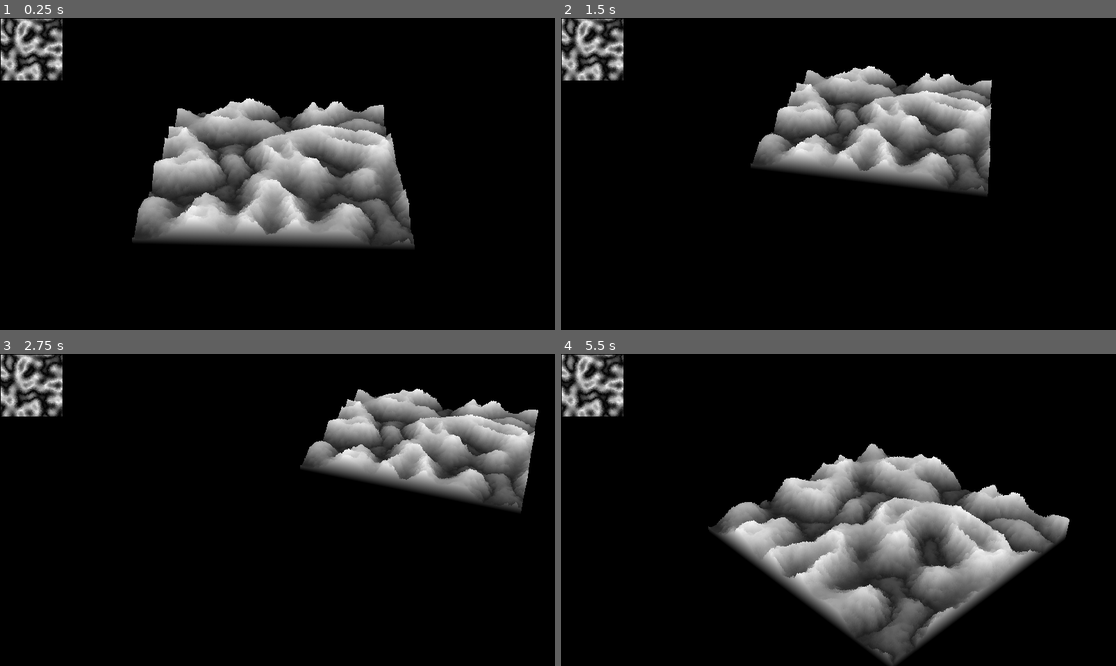
Above: before the commit, frames 1-4 (two rows, left to right).
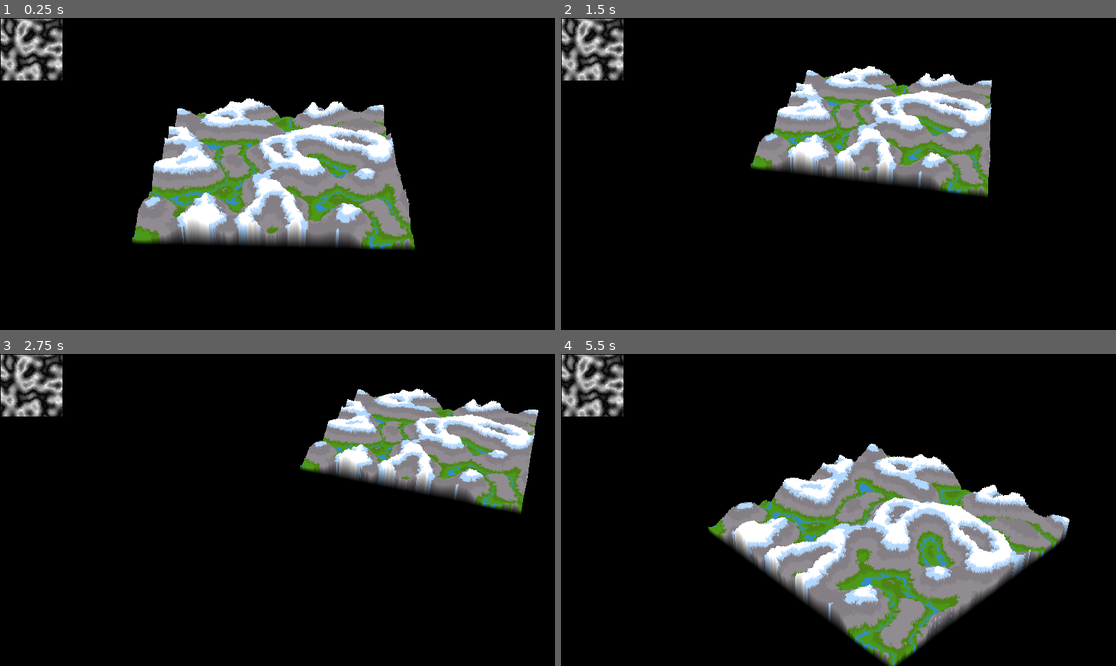
Above: after the commit, the same moments.

Repository: j7ysan/GodotTerrainMap
Game: Godot game, scene res://world.tscn
Two runs of this game, one before a commit and one after it. Both use one fixed random seed, a clock stepped at 60 frames per second and the inputs below.
Inputs (mouse positions are in pixels of both pictures, inside the frame that each line leads up to):
- Up to frame 1 (0.25 s): no input
- Up to frame 2 (1.5 s): move the mouse to (960, 158) at 0.52 s; hold D (right) 0.53-1.28 s; click (960, 158) at 0.67 s; move the mouse to (727, 189) at 1.27 s; hold S (down) from 1.28 s (still down)
- Up to frame 3 (2.75 s): move the mouse to (333, 441) at 2.02 s; release S (down) at 2.03 s; hold D (right) from 2.03 s (still down)
- Up to frame 4 (5.5 s): move the mouse to (810, 572) at 2.77 s; release D (right) at 2.78 s; hold W (up) 2.78-3.53 s; click (810, 572) at 2.92 s; move the mouse to (1005, 556) at 3.52 s; hold A (left) 3.53-5.03 s; move the mouse to (672, 463) at 4.27 s; move the mouse to (866, 510) at 5.02 s; hold S (down) from 5.03 s (still down); click (866, 510) at 5.17 s

The runs differ from the first frame. In frame 1, 15% of the frame differs, in the area x 23-75%, y 26-75%; in frame 2, 9.7%; in frame 3, 8.1%; in frame 4, 18%, in the area x 26-92%, y 28-100%.

Commit message:
Adding Color AND Updating ReadME file
Adding color to the map making it look more like a terrain map. Doing this by utilizing our previously added in version of height for our vertex which was noise_image.get_pixel(x, y).r * 64, otherwise known as essentially the height and coding it into some usable variables such as  'heightAdjustedColor' and 'z'. Using heightAdjustedColor the overall color of the entire landscape is adjusted as per each individual height peak on the map as to individualize the triangles by color to form a general looking landscape from above, complete with all the basics. Not much of a change from the regular code besides customized color and a variable touch up. Added this into the README file afterwards to further explain each addition of color and more.

Diff:
--- a/world.gd
+++ b/world.gd
@@ -21,10 +21,48 @@
 	var st:SurfaceTool = SurfaceTool.new()
 	st.begin(Mesh.PRIMITIVE_TRIANGLES);
 	var c = 0
+
 	for y in size.y:
 		for x in size.x:
-			st.set_color(noise_image.get_pixel(x,y))
-			st.add_vertex(Vector3(x, noise_image.get_pixel(x,y).r * 64, y))
+		# Our previously used code for creating map height
+			var height = noise_image.get_pixel(x,y).r * 64
+		# Standard color which can be manipulated to add color depth to our world
+			var heightAdjustedColor = Color(0, 0, 0)
+		# Standard height variable for individual usage
+			var z = height
+
+		# World Background
+			if height <= 6:
+				heightAdjustedColor = Color(0, 0, 0)
+		# World River/Streams Hue
+			elif height <= 8:
+				heightAdjustedColor = Color(0.2,0.5,0.8)
+		# Enriching River/Streams Hue
+			elif height <= 10:
+				heightAdjustedColor = Color(0.2,0.55,0.8)
+		# World Grass/Foliage Hue
+			elif height <= 14:
+				heightAdjustedColor = Color(0.3,0.6,0.1)
+		# Enriching World Grass/Foliage Hue
+			elif height <= 18:
+				heightAdjustedColor = Color(0.3,0.51,0.1)
+		# World Mountain Hue
+			elif height <= 30:
+				heightAdjustedColor = Color(0.57,0.55,0.57)
+		# World Mountain Top Hue
+			elif height <= 41:
+				heightAdjustedColor = Color(0.52, 0.5, 0.52)
+		# World Mountain Top - Summit Hue
+			elif height <= 47:
+				heightAdjustedColor = Color(0.7, 0.85,1.0)
+		# World Mountain Top - Summit - Peak Hue
+			else:
+				heightAdjustedColor = Color(1.0, 1.0, 1.0)
+
+		# Adding in our customized heightAdjustedColor map
+			st.set_color(heightAdjustedColor)
+		# Adding in our vertex but adjusting the hardcoded height to a simpler variable addition of the height
+			st.add_vertex(Vector3(x, z, y))
 
 			verts[x][y] = c
 			c += 1
Not shown, changed: README.md
